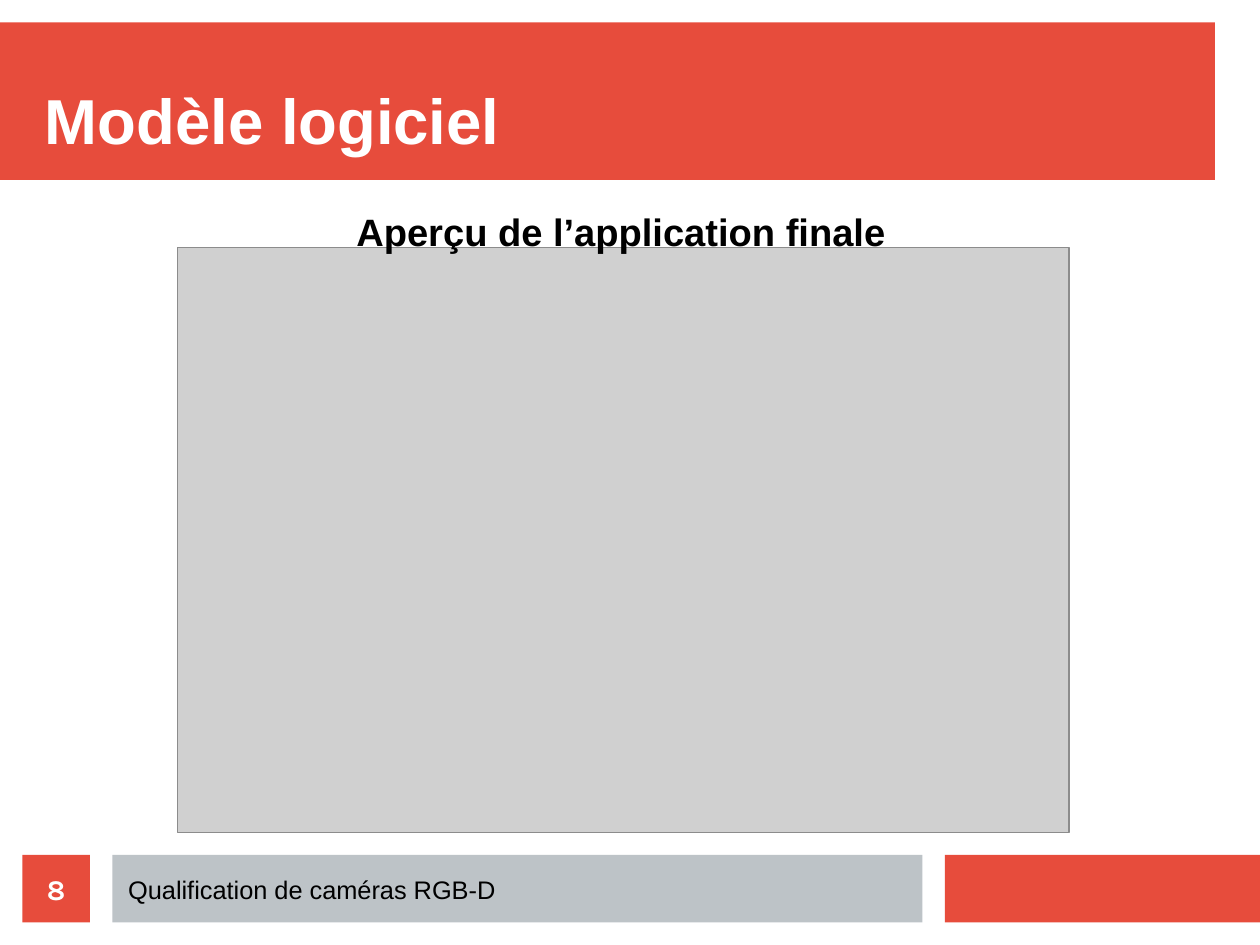
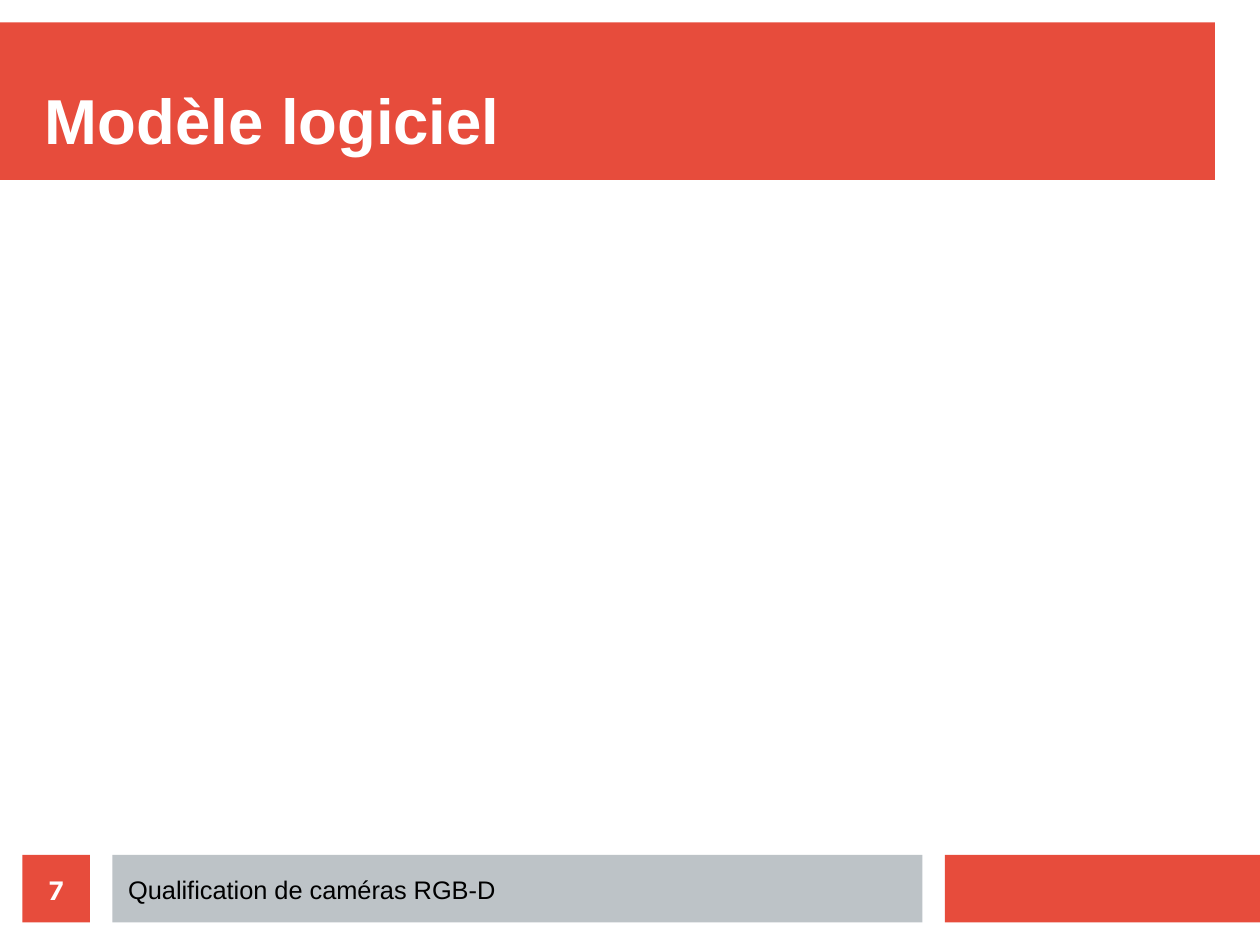
Before and after one commit to YasmineBOU/MemoireProjetTuteure, a slide deck: slide 7 of Présentations/présentation.odp (slide 8 before the commit). Drawn at 1260x945 pixels with LibreOffice and Linux fonts; fonts in the diff are those of the drawing; grey boxes stand for pictures. Boxes give left, top, right and bottom in pixels: in the first picture for what was removed or moved away, otherwise in the second. Text is boxed around its words. In the diff, an @@ line names an element or a change of style, - is before the commit and + after.

```diff
--- a/Présentations/présentation.odp
+++ b/Présentations/présentation.odp
@@ text removed at (356,216,885,254) @@
-Aperçu de l’application finale
@@ picture removed at (177,248,1069,834) @@
@@ page number at (49,881,63,900): text changed @@
-8
+7
```
Also in this commit, not shown: 5 other slides changed, 1 slide added, 3 slides removed, 1 other file.
